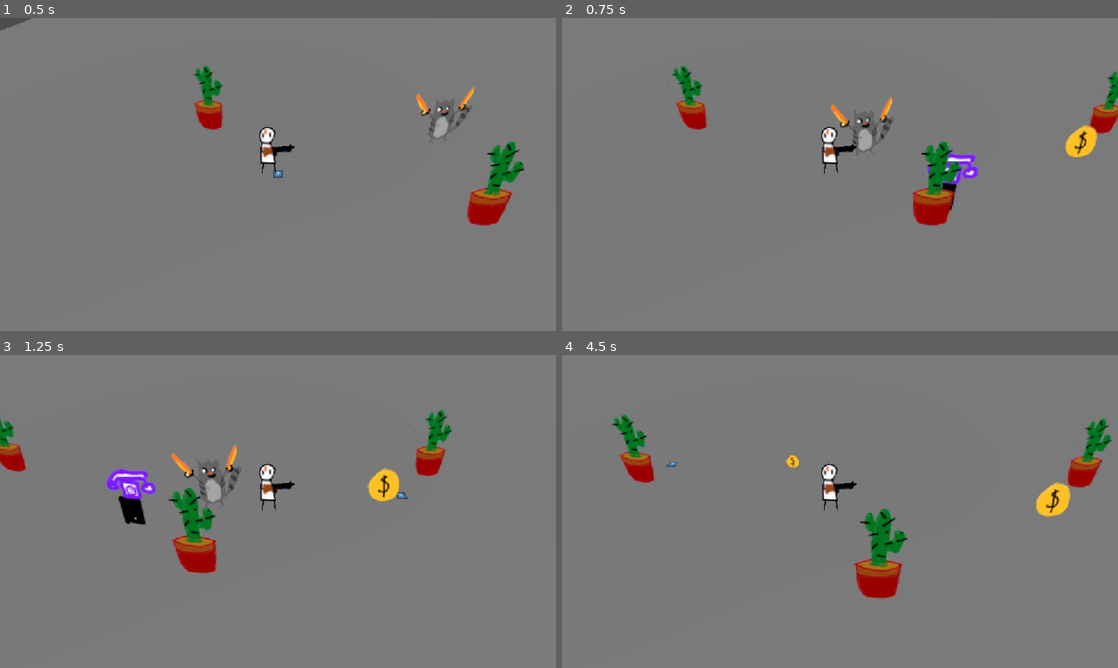
Above: before the commit, frames 1-4 (two rows, left to right).
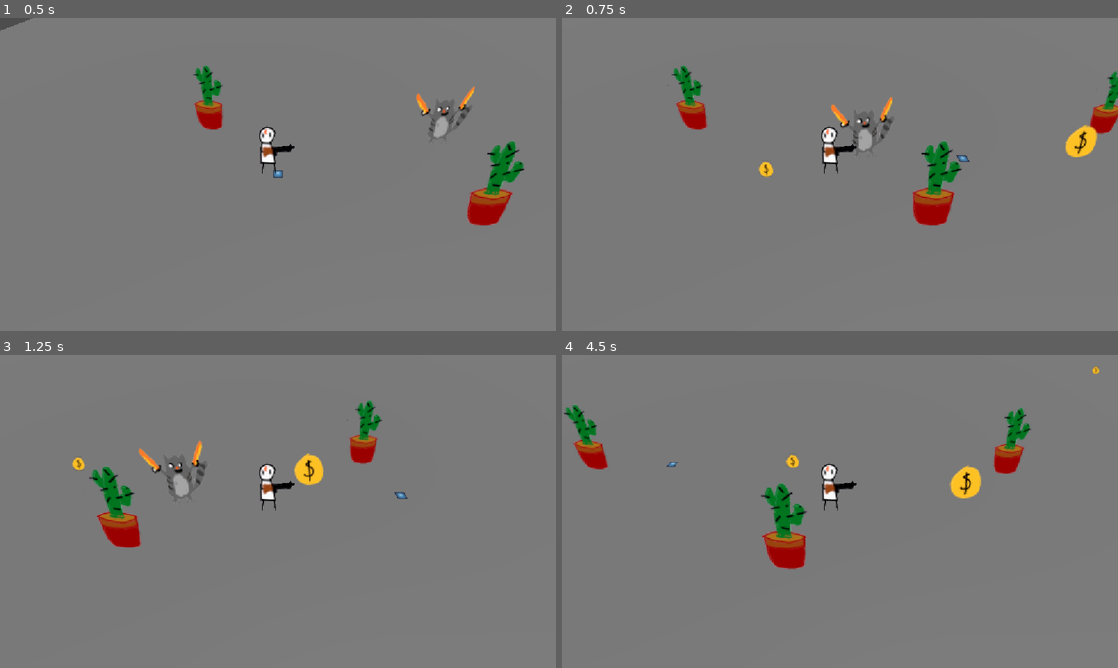
Above: after the commit, the same moments.

Repository: gmuGADIG/DEADSHOT
Game: Godot game, scene res://test_scenes/enemies/wilder_combat.tscn
The game is run twice, just before and just after one commit, with the same random seed, the same clock (stepped at 60 frames per second) and the same inputs. This scene is started directly instead of the project's main scene. The engine's default icon, where the game draws it, is replaced by a stand-in: a white triangle on a blue panel in a dark square.
Inputs (mouse positions are in pixels of both pictures, inside the frame that each line leads up to):
- Up to frame 1 (0.5 s): no input
- Up to frame 2 (0.75 s): move the mouse to (962, 158) at 0.52 s; press the mouse at (962, 158) at 0.53 s; hold D (move_right) from 0.53 s (still down)
- Up to frame 3 (1.25 s): keep holding D (move_right); tap Space (roll) at 0.8 s
- Up to frame 4 (4.5 s): move the mouse to (728, 527) at 1.27 s; release D (move_right) at 1.28 s; release the mouse at (728, 527) at 1.28 s; hold S (move_down) 1.28-2.03 s; tap Space (roll) at 1.35, 2.3, 3.6 s; click (728, 527) at 1.55 s; move the mouse to (895, 442) at 2.02 s; press the mouse at (895, 442) at 2.03 s; hold D (move_right) 2.03-2.78 s; move the mouse to (812, 574) at 2.77 s; release the mouse at (812, 574) at 2.78 s; hold W (move_up) 2.78-3.53 s; tap E (interact) at 2.85 s; click (812, 574) at 3.05 s; move the mouse to (1006, 558) at 3.52 s; hold A (move_left) from 3.53 s (still down); move the mouse to (673, 464) at 4.27 s; click (673, 464) at 4.35 s

Frame 1 is identical in both runs. In frame 2, 0.5% of the frame differs, in the area x 35-75%, y 42-62%; in frame 3, 7.2%; in frame 4, 7.2%, in the area x 0-99%, y 3-78%.

Commit message:
Wilder movement and shooting
The wilder now runs around and shoots all the time.

Diff:
--- a/test_scenes/enemies/wilder_combat.tscn
+++ b/test_scenes/enemies/wilder_combat.tscn
@@ -57,5 +57,4 @@
 transform = Transform3D(1, 0, 0, 0, 1, 0, 0, 0, 1, 9.249423, 4.7683716e-07, -2.0285115)
 
 [node name="Wilder" parent="." instance=ExtResource("5_0k626")]
-transform = Transform3D(1, 0, 0, 0, 1, 0, 0, 0, 1, 11.573513, -4.3039012e-07, 6.2579813)
-max_hp = 10.0
+transform = Transform3D(1, 0, 0, 0, 1, 0, 0, 0, 1, 8.058258, 0.008919061, 8.141982)
--- a/world/enemy/wilder/wilder.gd
+++ b/world/enemy/wilder/wilder.gd
@@ -8,23 +8,84 @@
 #region Variables
 
 var rng: RandomNumberGenerator = RandomNumberGenerator.new()
-
+## How long to wait between firing a bullet
+@export var timeBetweenShots: float = 0.2
+## Select what node this fires as a bullet. It has to be of the Bullet class!
+@export var bullet: PackedScene
+## The most distance the enemy will travel in a single movement cycle
+@export var maxTravelDistance: float = 5.0
+## Timer used to periodically check if the enemy is moving closer to its destination
+@export var StuckTimer: Timer
+## Stores a past position an arbitrary amount of time in the past to check if the enemy is moving closer to its destination
+var pastPosition: Vector3
 #endregion
 
 #region Behaviour Functions
 
 func _ready() -> void:
-	pass
+	super._ready()
+	attack()
+	stuckCheckLoop()
+
 
 ## FIND A NICE POSITION TO RUN TO
 func enter_hostile() -> void:
-	set_movement_target(NavigationServer3D.map_get_random_point(get_world_3d().get_navigation_map(), 1, false))
+	# Get a random point on the navigation mesh and go there.
+	# NOTE: This only works if the current navigation map is FULLY CONTINUOUS and connected.
+	# If there are separate mesh islands, the Wilder will try to go there and never stop.
+	# This is a problem in test scenes, but the actual levels are fine.
+	var targetPoint: Vector3 = NavigationServer3D.map_get_random_point(get_world_3d().get_navigation_map(), 1, false)
+	var targetIterations: int = 0
+
+	# In this while loop, we test if the target point is too far away and re-roll until it's at a good distance.
+	# We want to do this because the enemy is meant to move erratically and randomly, and that illusion breaks
+	# if the enemy is running 50 meters out in a straight line before it's able to roll for a new random point.
+	# That's still technically moving between random positions, but it's not visibly chaotic enough.
+	while true:
+		targetIterations+=1
+		if targetPoint.distance_to(self.global_position) > maxTravelDistance:
+			targetPoint = NavigationServer3D.map_get_random_point(get_world_3d().get_navigation_map(), 1, false)
+		else:
+			print(targetIterations)
+			break
+
+	set_movement_target(targetPoint)
+
 ## RUN AROUND
 func hostile() -> void:
 	#set_movement_target(player.global_position);
 	should_move = not is_close_to_destination();
 	if is_close_to_destination(): switch_state(AggroState.HOSTILE)
+
 ## SHOOT AROUND
+# While attack() is in the state machine and is called every frame while the state is HOSTILE,
+# we aren't doing that here. This thing is constantly firing shots while moving around, not
+# transitioning between a "hostile" and "attack" state. NEVER set the Wilder's state to ATTACKING!
 func attack() -> void:
-	pass
+	while true:
+		await get_tree().create_timer(timeBetweenShots, false).timeout
+		shootBullet()
+
+
+## Create a bullet aimed at the player.
+func shootBullet() -> void:
+	var newBullet: Bullet = bullet.instantiate()
+	newBullet.atk_source = DamageInfo.Source.ENEMY
+	add_sibling(newBullet)
+	newBullet.fire(self, getPlayerDirection())
+
+func getPlayerDirection() -> Vector3:
+	# We add 1 to the Y value of this vector to keep it aimed at the player's center of mass, not their origin.
+	#var rawDirection: Vector3 = player.global_position-self.global_position + Vector3(0,1,0)
+	var rawDirection: Vector3 = self.global_position.direction_to(player.global_position + Vector3(0,1,0))
+	return rawDirection.normalized()
+
+## The enemy checks that its position at the moment isn't the same as it was a short time prior. If they're too close, it must be stuck. Re-roll for a new position.
+func stuckCheckLoop() -> void:
+	while true:
+		pastPosition = self.global_position
+		await StuckTimer.timeout
+		if self.global_position.distance_to(pastPosition) < 0.5:
+			switch_state(AggroState.HOSTILE)
+
 #endregion
--- a/world/enemy/wilder/wilder.tscn
+++ b/world/enemy/wilder/wilder.tscn
@@ -1,12 +1,17 @@
-[gd_scene load_steps=4 format=3 uid="uid://dwdhuncnyfmcw"]
+[gd_scene load_steps=5 format=3 uid="uid://dwdhuncnyfmcw"]
 
 [ext_resource type="Texture2D" uid="uid://dsyqcqueqayou" path="res://temp_art/gartic/the_gartic_phone.png" id="1_0ccam"]
 [ext_resource type="PackedScene" uid="uid://dx3l0wduat3tp" path="res://world/enemy/base/enemy_base.tscn" id="1_pw5bb"]
 [ext_resource type="Script" uid="uid://pewr3uke4fqt" path="res://world/enemy/wilder/wilder.gd" id="1_skiir"]
+[ext_resource type="PackedScene" uid="uid://bq22o80xk3p40" path="res://world/player/weapon/bullet/player_bullet.tscn" id="3_skiir"]
 
-[node name="Wilder" instance=ExtResource("1_pw5bb")]
+[node name="Wilder" node_paths=PackedStringArray("StuckTimer") instance=ExtResource("1_pw5bb")]
 script = ExtResource("1_skiir")
-max_hp = 15.0
+timeBetweenShots = 0.4
+bullet = ExtResource("3_skiir")
+maxTravelDistance = 20.0
+StuckTimer = NodePath("StuckTimer")
+max_hp = 16.0
 
 [node name="Sprite3D" parent="." index="1"]
 texture = ExtResource("1_0ccam")
@@ -14,4 +19,11 @@
 [node name="VisibleOnScreenNotifier3D" type="VisibleOnScreenNotifier3D" parent="." index="3"]
 aabb = AABB(-0.5, 0, -0.5, 1, 1, 1)
 
+[node name="Health" parent="." index="4"]
+max_health = 16
+
+[node name="StuckTimer" type="Timer" parent="." index="6"]
+wait_time = 0.2
+autostart = true
+
 [connection signal="screen_entered" from="VisibleOnScreenNotifier3D" to="." method="_on_visible_on_screen_notifier_3d_screen_entered"]
